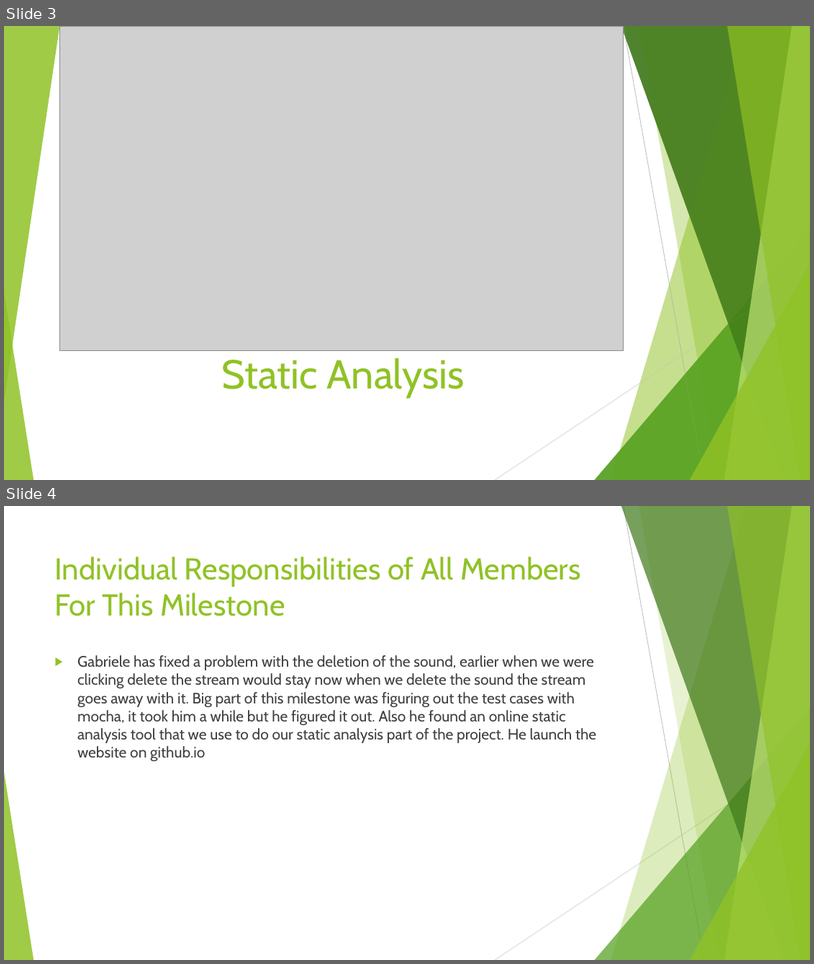
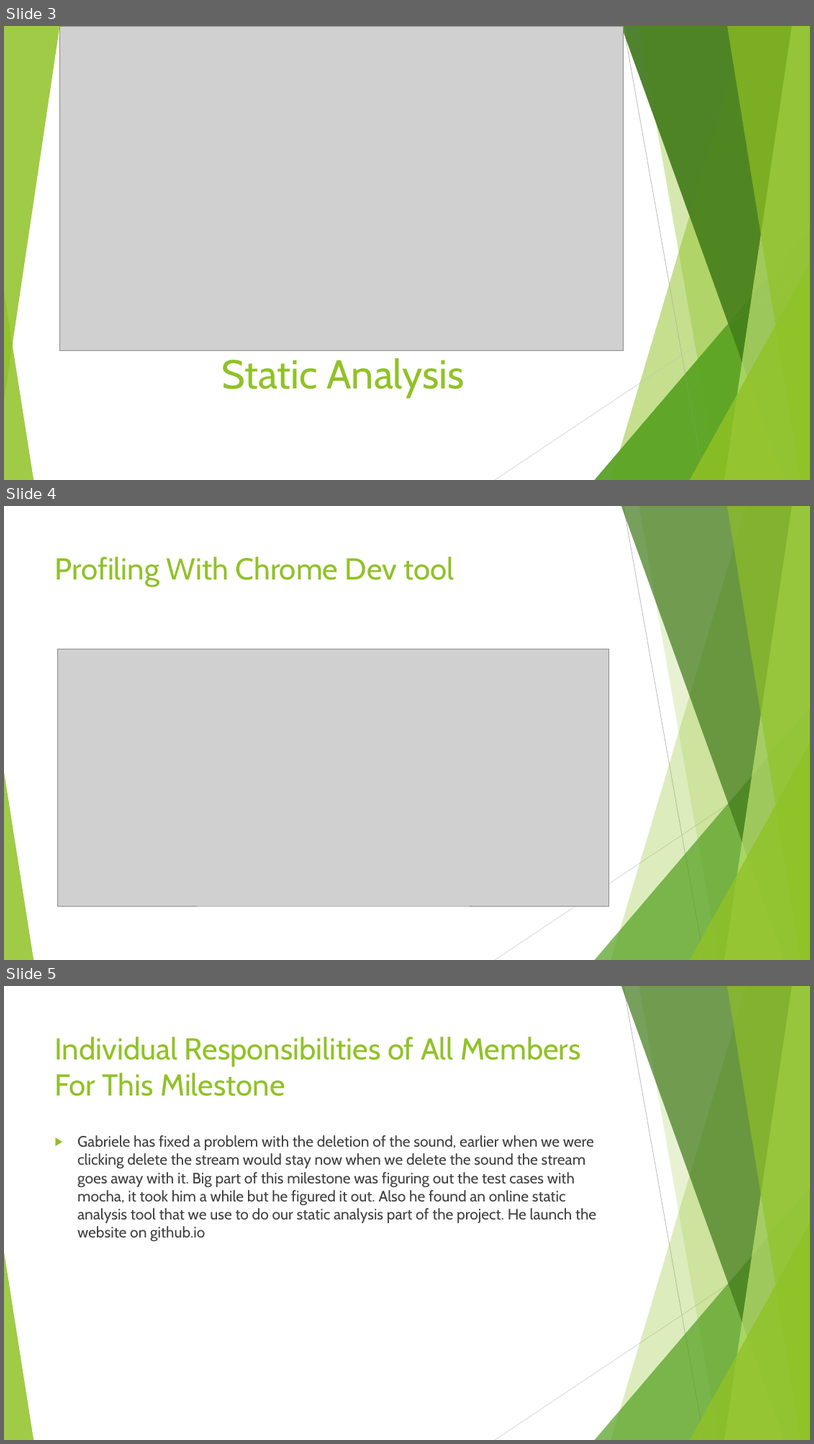
Before and after one commit to gabrielechiossi/CS-3560-PROJECT, a slide deck: Final Milestone.pptx. Shown one above the other, each under a label of ours: slides 3 and 4 before the commit, slides 3, 4 and 5 after it. The pictures are 814x964 and 814x1444 pixels, drawn with LibreOffice and Linux fonts; fonts in the diff are those of the drawing; grey boxes stand for pictures. Boxes give left, top, right and bottom in pixels: in the first picture for what was removed or moved away, otherwise in the second. Text is boxed around its words. In the diff, an @@ line names an element or a change of style, - is before the commit and + after.

Commit message:
Added Profiling screenshot with Chrome Dev Tool

```diff
--- a/Final Milestone.pptx
+++ b/Final Milestone.pptx
@@ slide 4 added at bbox=[4, 506, 810, 960], background #FFFFFF; not listed: 10 template elements that a slide beside it also shows @@
@@ title added at bbox=[55, 556, 455, 587], 36 pt, text #90C226 @@
+Profiling With Chrome Dev tool
@@ picture added at bbox=[57, 649, 609, 906] @@
@@ what was slide 4 is now slide 5 @@
```
